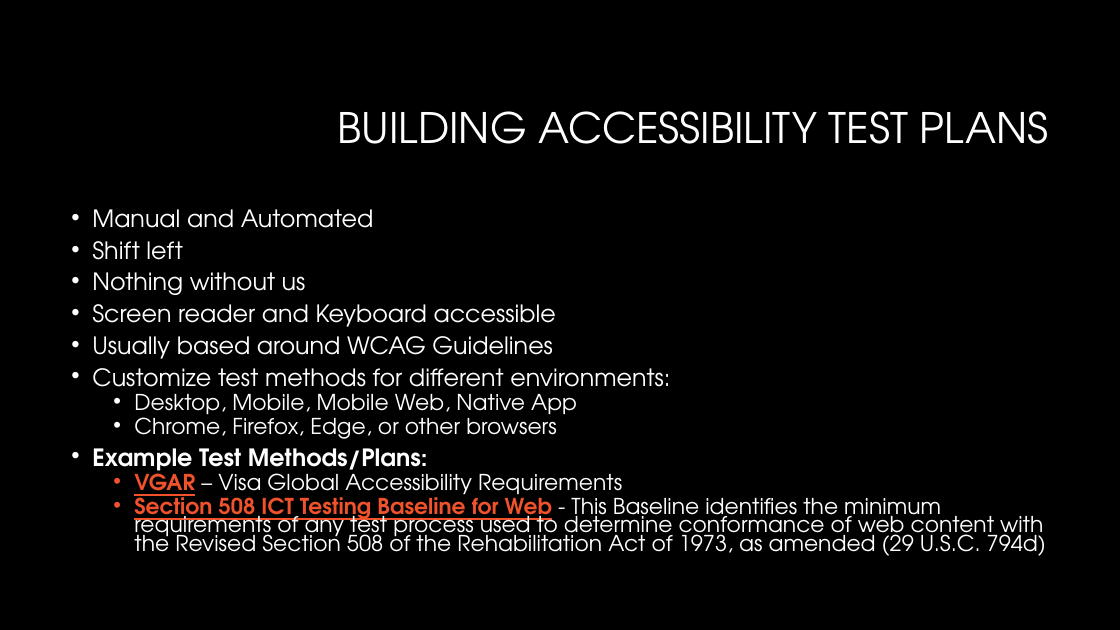
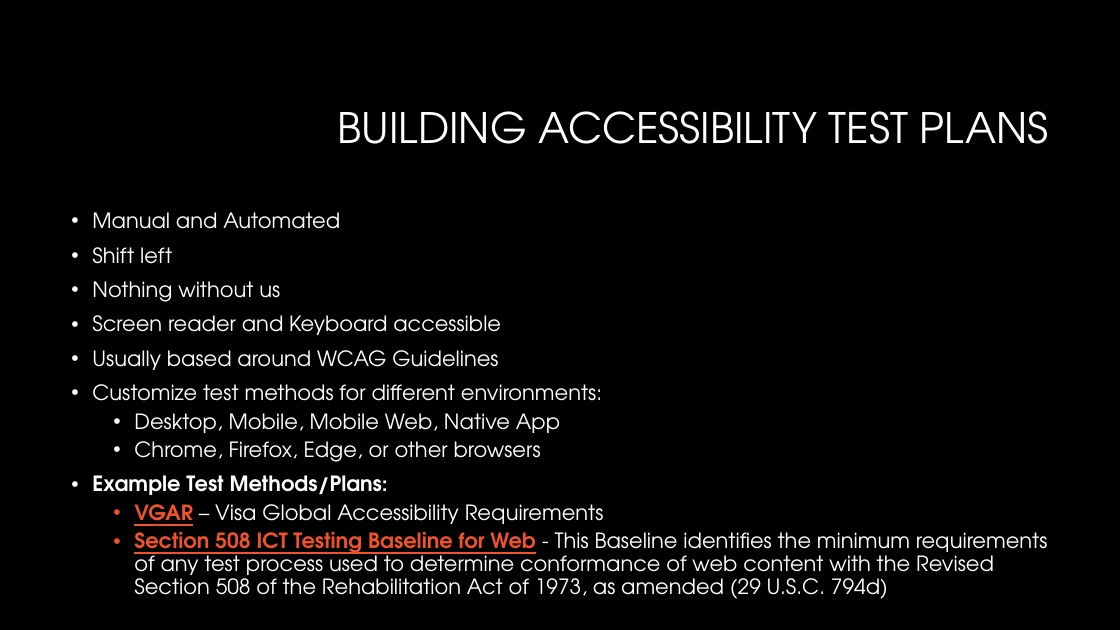
Before and after one commit to CorgiDev/A11y-Materials, a slide deck: slide 7 of Presenations/2023 Presentations/2023_Accessibility Testing.pptx. Drawn at 1120x630 pixels with LibreOffice and Linux fonts; fonts in the diff are those of the drawing; background and template pictures are left out. Boxes give left, top, right and bottom in pixels: in the first picture for what was removed or moved away, otherwise in the second. Text is boxed around its words. In the diff, an @@ line names an element or a change of style, - is before the commit and + after.

```diff
--- a/Presenations/2023 Presentations/2023_Accessibility Testing.pptx
+++ b/Presenations/2023 Presentations/2023_Accessibility Testing.pptx
@@ text "Manual and Automated" at [92, 212, 1048, 599]: size 20.4 to 18 pt in "Manual and Automated", "Shift left", "Nothing without us", "Screen reader and Keyboard accessible" and 3 more places; size 18.7 to 18 pt in "Desktop, Mobile, Mobile Web, Native App", "Chrome, Firefox, Edge, or other browsers", "VGAR – Visa Global Accessibility Requirements", "Section 508 ICT Testing Baseline for Web ..."; line spacing 0.7 to 0.9 @@
```
Also in this commit, not shown: 3 other slides changed, 1 slide added.
